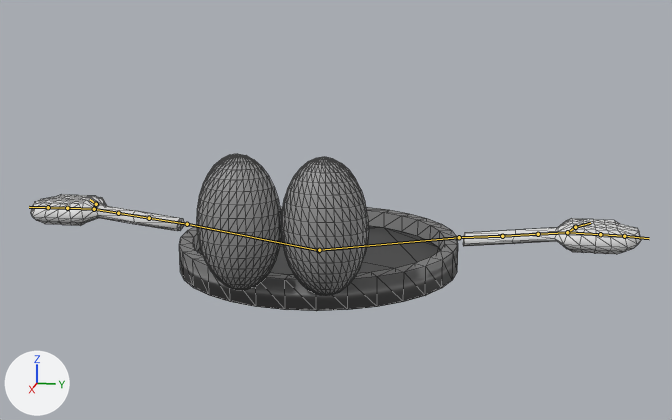
The glTF model projects/TeamGame/content/models/player/Player_Hole.gltf as it was, and as the next commit left it.
Before and after are seen from a 50 mm camera at (6.36, 1.4, 1.9) aimed at (0.11, 0.15, 0.34). The lights are fixed; the arrows at lower left show +X, +Y and +Z. The picture after the commit comes second. The bones that bend it are drawn over the model as lines. Mesh edges are drawn as thin lines.

Names of what the first picture shows: 'Player'.
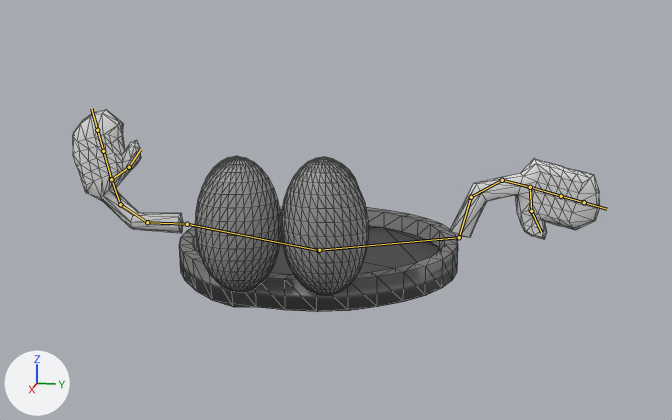
The newer file adds an action. The first version stands in its rest pose; the second is drawn at frame 0 of the action 'move_right.001'.

The change, as JSON lines over the scene's bpy script:
```json
{"block": "bone_arm_001_r", "where": "bone_arm_001_r = bpy.data.objects['アーマチュア'].pose.bones['Arm.001.R']  # child of 'sub.R'"}
{"op": "set", "path": "bone_arm_001_r.rotation_quaternion", "old": "(1.0, 0.0, 0.0, 0.0)", "new": "(0.706, 0.0, -0.705, 0.064)", "note": "degrees (0, 0, 0) -> degrees (-86, -85, 92)"}
{"block": "bone_arm_002_r", "where": "bone_arm_002_r = bpy.data.objects['アーマチュア'].pose.bones['Arm.002.R']  # child of 'Arm.001.R'"}
{"op": "set", "path": "bone_arm_002_r.rotation_quaternion", "old": "(1.0, 0.0, 0.0, 0.0)", "new": "(0.954, -0.001, -0.036, -0.298)", "note": "degrees (0, 0, 0) -> degrees (1, -4, -35)"}
{"block": "bone_arm_003_r", "where": "bone_arm_003_r = bpy.data.objects['アーマチュア'].pose.bones['Arm.003.R']  # child of 'Arm.002.R'"}
{"op": "set", "path": "bone_arm_003_r.rotation_quaternion", "old": "(1.0, 0.0, 0.0, 0.0)", "new": "(0.937, -0.001, -0.035, -0.348)", "note": "degrees (0, 0, 0) -> degrees (1, -4, -41)"}
{"block": "bone_arm_001_l", "where": "bone_arm_001_l = bpy.data.objects['アーマチュア'].pose.bones['Arm.001.L']  # child of 'sub.L'"}
{"op": "set", "path": "bone_arm_001_l.rotation_quaternion", "old": "(1.0, 0.0, 0.0, 0.0)", "new": "(0.572, -0.446, -0.579, 0.372)", "note": "degrees (0, 0, 0) -> degrees (-94, -19, 87)"}
{"block": "bone_arm_002_l", "where": "bone_arm_002_l = bpy.data.objects['アーマチュア'].pose.bones['Arm.002.L']  # child of 'Arm.001.L'"}
{"op": "set", "path": "bone_arm_002_l.rotation_quaternion", "old": "(1.0, 0.0, 0.0, 0.0)", "new": "(0.922, 0.02, 0.047, -0.384)", "note": "degrees (0, 0, 0) -> degrees (0, 6, -45)"}
{"block": "bone_arm_003_l", "where": "bone_arm_003_l = bpy.data.objects['アーマチュア'].pose.bones['Arm.003.L']  # child of 'Arm.002.L'"}
{"op": "set", "path": "bone_arm_003_l.rotation_quaternion", "old": "(1.0, 0.0, 0.0, 0.0)", "new": "(0.927, 0.02, 0.038, -0.372)", "note": "degrees (0, 0, 0) -> degrees (0, 5, -44)"}
```

Pixel boxes (x1, y1, x2, y2) of what changed, in the pictures (672 x 420 px):
```json
{"object": "Player", "change": "posed", "before": [31, 154, 641, 311], "after": [72, 109, 600, 312], "on screen": "13% narrower, 29% taller"}
{"bone": "Arm.001.R", "before": "(187, 224) to (149, 218)", "after": "(187, 224) to (147, 222)"}
{"bone": "Arm.002.R", "before": "(149, 218) to (118, 213)", "after": "(147, 222) to (120, 204)"}
{"bone": "Arm.003.R", "before": "(118, 213) to (94, 209)", "after": "(120, 204) to (111, 179)"}
{"bone": "Arm.001.L", "before": "(459, 237) to (502, 236)", "after": "(459, 237) to (471, 197)"}
{"bone": "Arm.002.L", "before": "(502, 236) to (538, 234)", "after": "(471, 197) to (502, 180)"}
{"bone": "Arm.003.L", "before": "(538, 234) to (567, 232)", "after": "(502, 180) to (530, 187)"}
```
